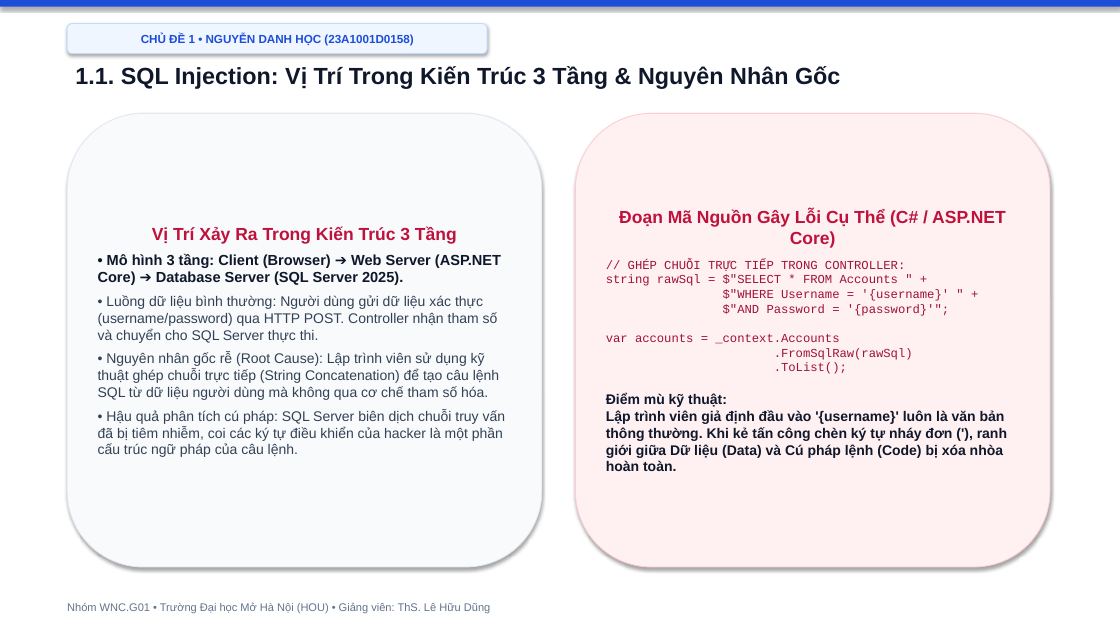
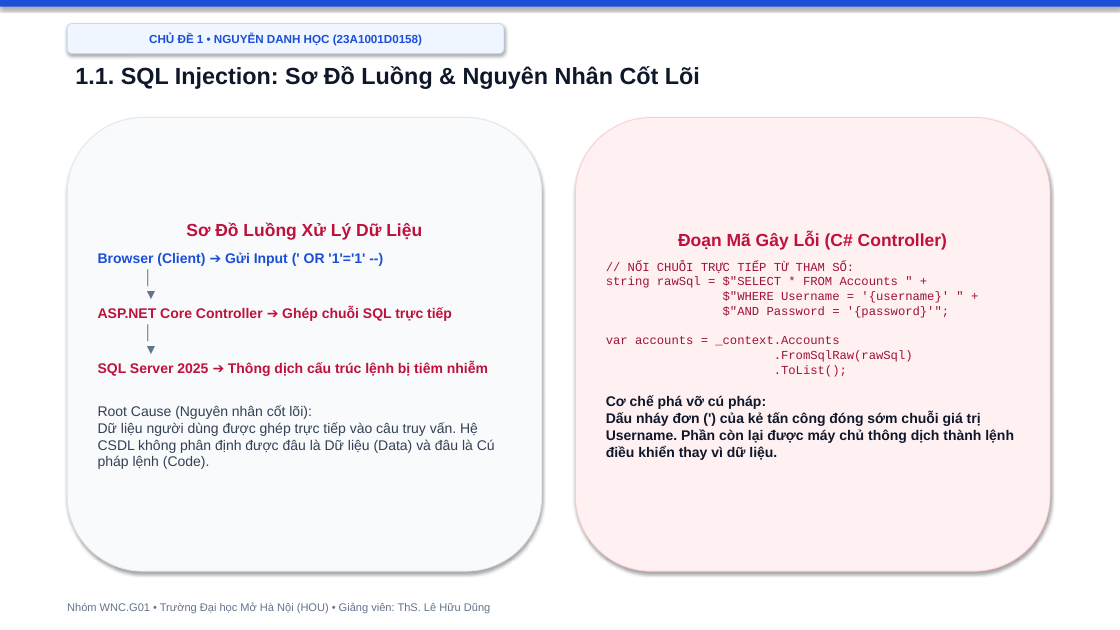
Before and after one commit to hocjsoo/OWASP_Demo, a slide deck: slide 3 of Slide_OWASP_Top3_Nhom_WNC_G01.pptx (slide 2 before the commit). Drawn at 1120x630 pixels with LibreOffice and Linux fonts; fonts in the diff are those of the drawing. Boxes give left, top, right and bottom in pixels: in the first picture for what was removed or moved away, otherwise in the second. Text is boxed around its words. In the diff, an @@ line names an element or a change of style, - is before the commit and + after.

```diff
--- a/Slide_OWASP_Top3_Nhom_WNC_G01.pptx
+++ b/Slide_OWASP_Top3_Nhom_WNC_G01.pptx
@@ rounded rectangle "CHỦ ĐỀ 1 • NGUYỄN ...": place and size @@
-rounded rectangle "CHỦ ĐỀ 1 • NGUYỄN ..." at (67,24,487,54)
+rounded rectangle "CHỦ ĐỀ 1 • NGUYỄN ..." at (67,24,504,54)
@@ text at (75,66,700,89): text changed @@
-1.1. SQL Injection: Vị Trí Trong Kiến Trúc 3 Tầng & Nguyên Nhân Gốc
+1.1. SQL Injection: Sơ Đồ Luồng & Nguyên Nhân Cốt Lõi
@@ rounded rectangle "Sơ Đồ Luồng Xử Lý ...": place and size @@
-rounded rectangle "Sơ Đồ Luồng Xử Lý ..." at (67,113,542,567)
+rounded rectangle "Sơ Đồ Luồng Xử Lý ..." at (67,118,542,571)
@@ rounded rectangle "Đoạn Mã Gây Lỗi (C# ...": place and size @@
-rounded rectangle "Đoạn Mã Gây Lỗi (C# ..." at (576,113,1050,567)
+rounded rectangle "Đoạn Mã Gây Lỗi (C# ..." at (576,118,1050,571)
@@ text in rounded rectangle at (98,223,495,469): text changed; bold on @@
-Vị Trí Xảy Ra Trong Kiến Trúc 3 Tầng
-• Mô hình 3 tầng: Client (Browser) ➔ Web Server (ASP.NET Core) ➔ Database Server (SQL Server 2025).
-• Luồng dữ liệu bình thường: Người dùng gửi dữ liệu xác thực (username/password) qua HTTP POST. Controller nhận tham số và chuyển cho SQL Server thực thi.
-• Nguyên nhân gốc rễ (Root Cause): Lập trình viên sử dụng kỹ thuật ghép chuỗi trực tiếp (String Concatenation) để tạo câu lệnh SQL từ dữ liệu người dùng mà không qua cơ chế tham số hóa.
-• Hậu quả phân tích cú pháp: SQL Server biên dịch chuỗi truy vấn đã bị tiêm nhiễm, coi các ký tự điều khiển của hacker là một phần cấu trúc ngữ pháp của câu lệnh.
+Sơ Đồ Luồng Xử Lý Dữ Liệu
+Browser (Client) ➔ Gửi Input (' OR '1'='1' --)
+│
+▼
+ASP.NET Core Controller ➔ Ghép chuỗi SQL trực tiếp
+│
+▼
+SQL Server 2025 ➔ Thông dịch cấu trúc lệnh bị tiêm nhiễm
+Root Cause (Nguyên nhân cốt lõi):
+Dữ liệu người dùng được ghép trực tiếp vào câu truy vấn. Hệ CSDL không phân định được đâu là Dữ liệu (Data) và đâu là Cú pháp lệnh (Code).
@@ text in rounded rectangle at (606,232,1014,460): text changed; font Arial to Courier New; bold off @@
-Đoạn Mã Nguồn Gây Lỗi Cụ Thể (C# / ASP.NET Core)
-// GHÉP CHUỖI TRỰC TIẾP TRONG CONTROLLER:
-string rawSql = $"SELECT * FROM Accounts " +
-$"WHERE Username = '{username}' " +
-$"AND Password = '{password}'";
-var accounts = _context.Accounts
-.FromSqlRaw(rawSql)
-.ToList();
-Điểm mù kỹ thuật:
-Lập trình viên giả định đầu vào '{username}' luôn là văn bản thông thường. Khi kẻ tấn công chèn ký tự nháy đơn ('), ranh giới giữa Dữ liệu (Data) và Cú pháp lệnh (Code) bị xóa nhòa hoàn toàn.
+Đoạn Mã Gây Lỗi (C# Controller)
+// NỐI CHUỖI TRỰC TIẾP TỪ THAM SỐ:
+string rawSql = $"SELECT * FROM Accounts " +
+$"WHERE Username = '{username}' " +
+$"AND Password = '{password}'";
+var accounts = _context.Accounts
+.FromSqlRaw(rawSql)
+.ToList();
+Cơ chế phá vỡ cú pháp:
+Dấu nháy đơn (') của kẻ tấn công đóng sớm chuỗi giá trị Username. Phần còn lại được máy chủ thông dịch thành lệnh điều khiển thay vì dữ liệu.
```
Also in this commit, not shown: 15 other slides changed, 3 slides added, 4 slides removed, 2 other files.
